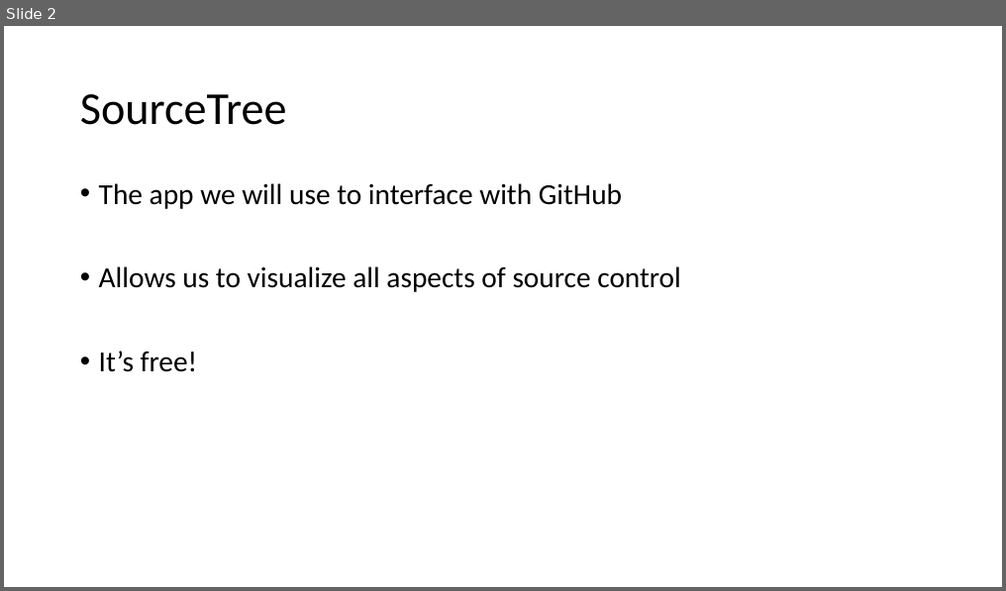
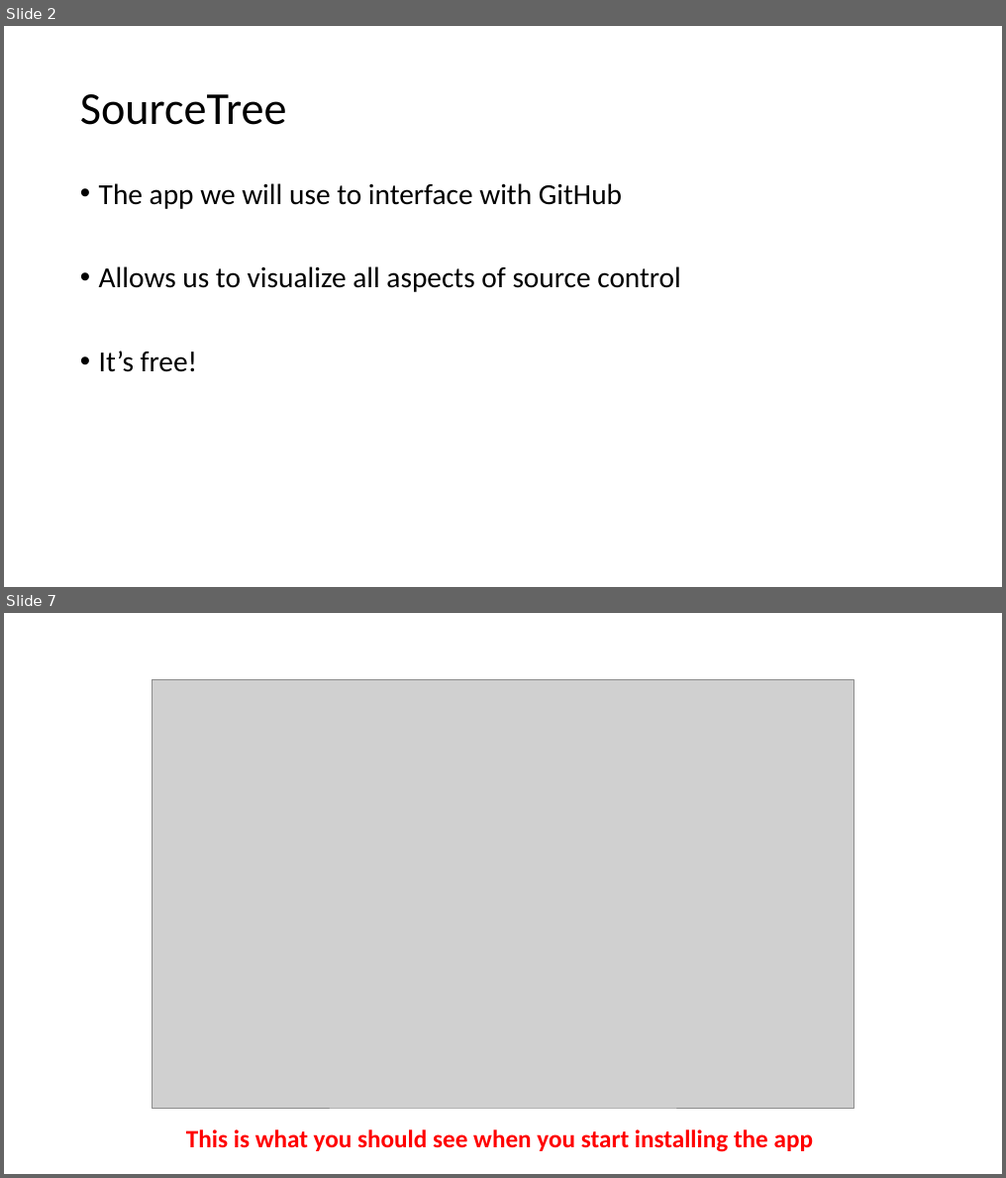
Before and after one commit to gbrunner/programming-for-gis-and-rs, a slide deck: SourceTree Install Instructions.pptx. Shown one above the other, each under a label of ours: slide 2 before the commit, slides 2 and 7 after it; the slides between them are not shown. The pictures are 1006x591 and 1006x1178 pixels, drawn with LibreOffice and Linux fonts; fonts in the diff are those of the drawing; grey boxes stand for pictures. Boxes give left, top, right and bottom in pixels: in the first picture for what was removed or moved away, otherwise in the second. Text is boxed around its words. In the diff, an @@ line names an element or a change of style, - is before the commit and + after.

```diff
--- a/SourceTree Install Instructions.pptx
+++ b/SourceTree Install Instructions.pptx
@@ slide 7 added at (4, 613, 1002, 1174), background #FFFFFF @@
@@ picture added at (152, 679, 854, 1109) @@
@@ text added at (186, 1130, 813, 1153), 24 pt, text #FF0000, bold @@
+This is what you should see when you start installing the app
```
Also in this commit, not shown: 1 slide changed, 13 other slides added, 15 slides removed.
